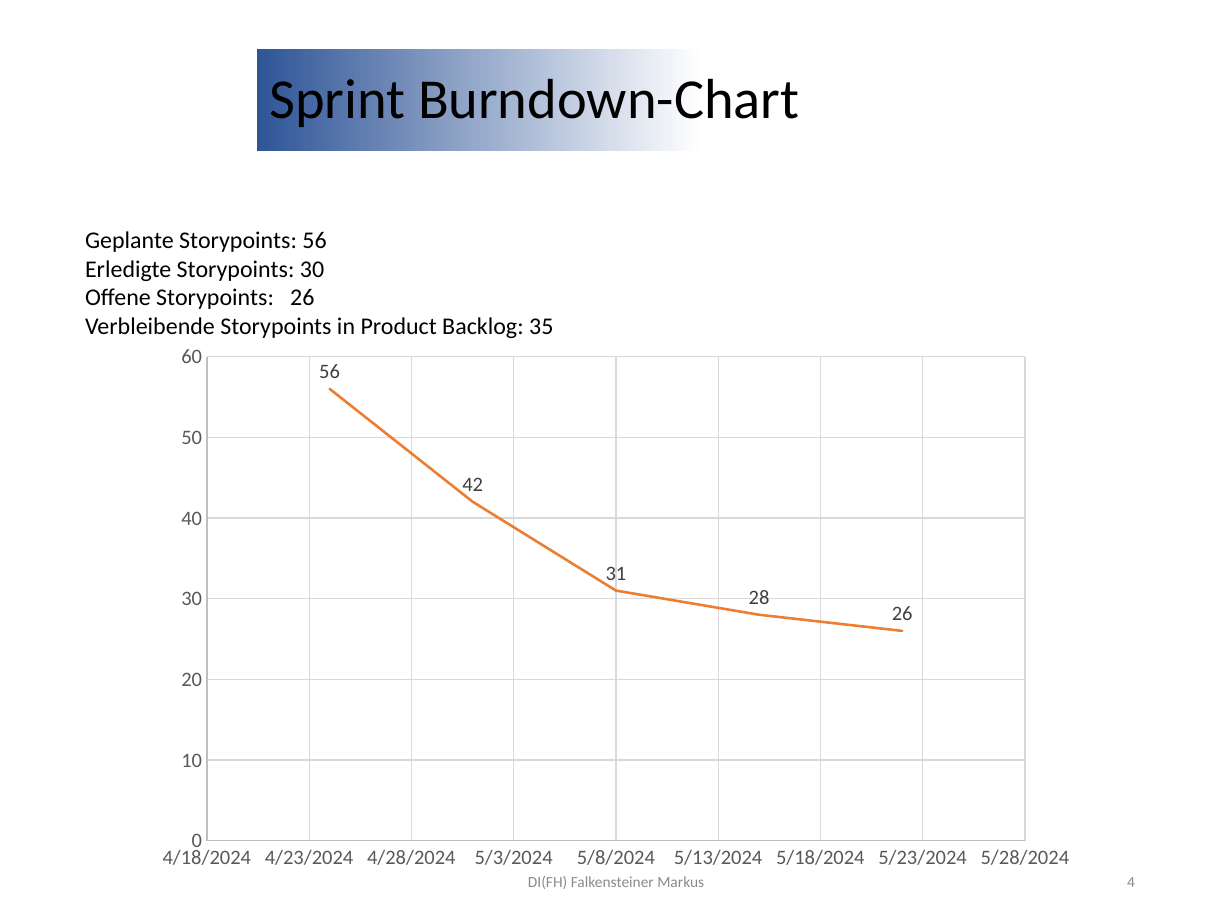
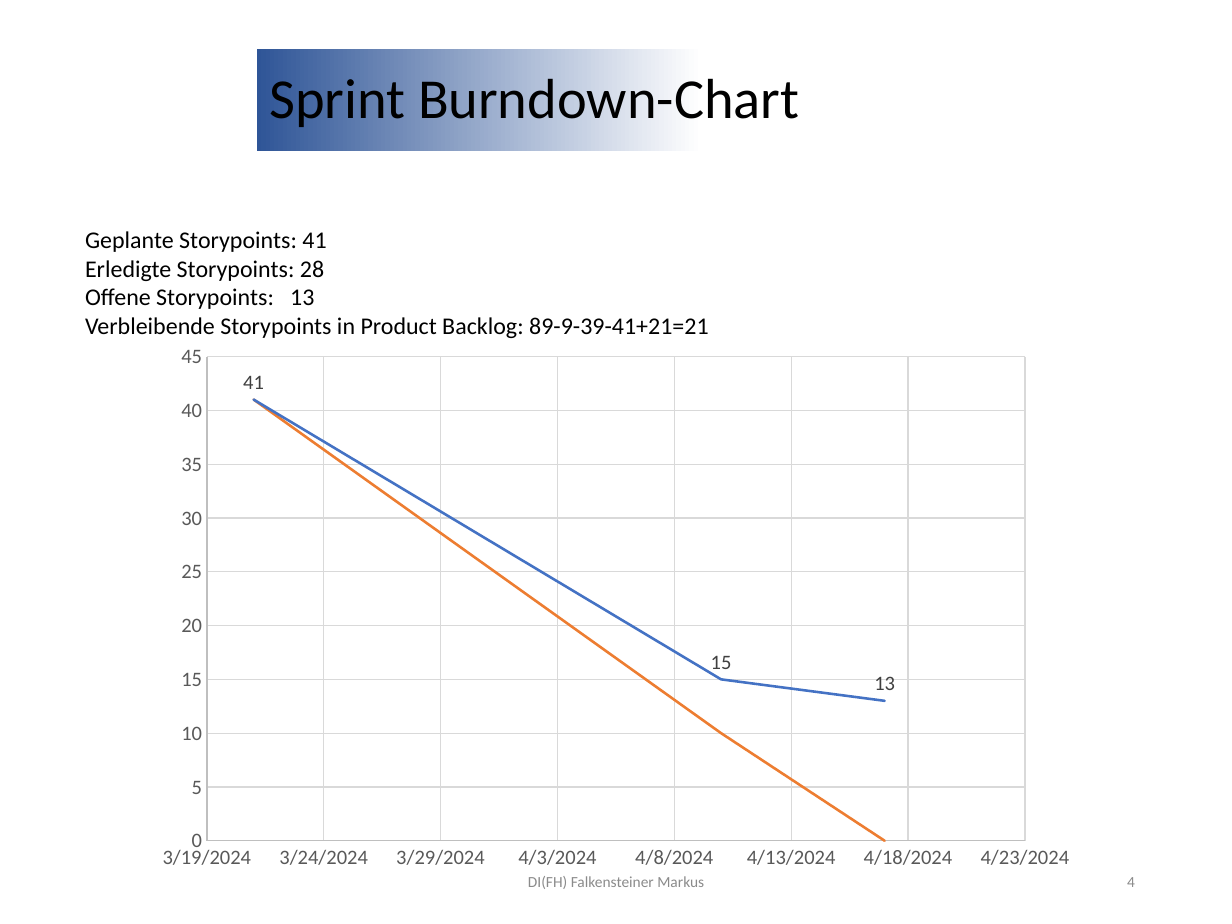
Before and after one commit to huthuthiddeli/SYP_PROJEKT_23-24_Maier, a slide deck: slide 4 of Documents/Sprint_3_Review.pptx. Drawn at 1232x924 pixels with LibreOffice and Linux fonts; fonts in the diff are those of the drawing; background and template pictures are left out. Boxes give left, top, right and bottom in pixels: in the first picture for what was removed or moved away, otherwise in the second. Text is boxed around its words. In the diff, an @@ line names an element or a change of style, - is before the commit and + after.

```diff
--- a/Documents/Sprint_3_Review.pptx
+++ b/Documents/Sprint_3_Review.pptx
@@ text at (x1=85, y1=231, x2=709, y2=338): text changed @@
-Geplante Storypoints: 56
-Erledigte Storypoints: 30
-Offene Storypoints: 26
-Verbleibende Storypoints in Product Backlog: 35
+Geplante Storypoints: 41
+Erledigte Storypoints: 28
+Offene Storypoints: 13
+Verbleibende Storypoints in Product Backlog: 89-9-39-41+21=21
@@ scatter lines chart at (x1=144, y1=334, x2=1089, y2=881) @@
-Series 1: (45000, 56), (45000, 42), (45000, 28), (45000, 14)
+Series 1: (45000, 41), (45000, 15), (45000, 13)
@@ data labels of Series 1 added @@
-Series 2: (45000, 56), (45000, 42), (45000, 31), (45000, 28), (45000, 26)
+Series 2: (45000, 41), (45000, 10), (45000, 0)
@@ data labels of Series 2 removed @@
```
Also in this commit, not shown: 4 other slides changed, 1 slide added, 1 slide removed, 7 other files.
